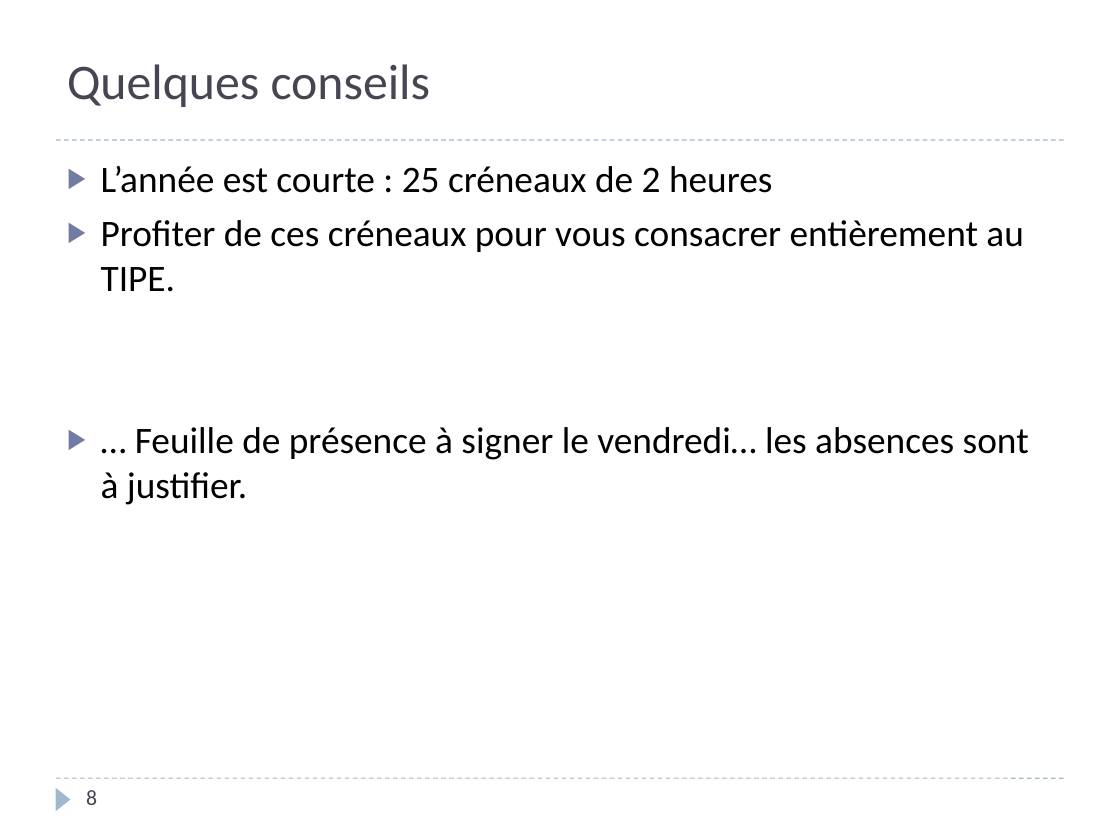
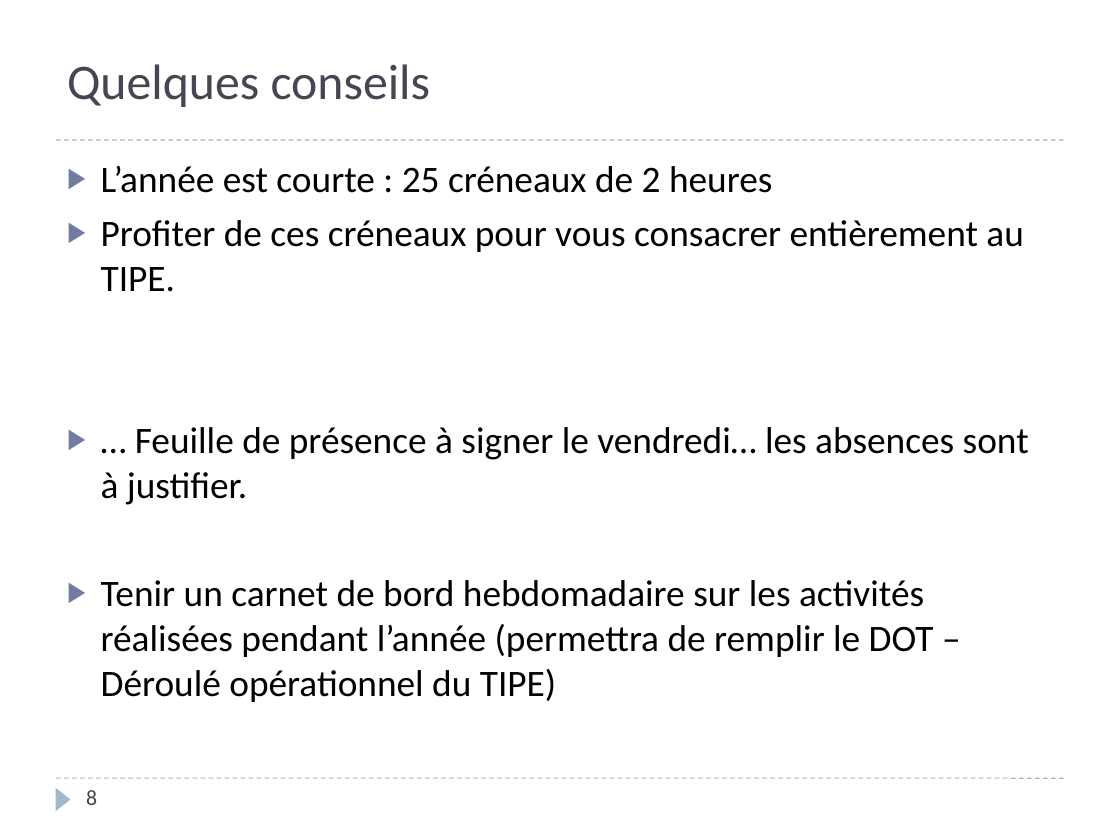
Before and after one commit to xpessoles/TIPE, a slide deck: slide 8 of Introduction_TIPE.pptx. Drawn at 1120x840 pixels with LibreOffice and Linux fonts; fonts in the diff are those of the drawing. Boxes give left, top, right and bottom in pixels: in the first picture for what was removed or moved away, otherwise in the second. Text is boxed around its words. In the diff, an @@ line names an element or a change of style, - is before the commit and + after.

Commit message:
MAJ

```diff
--- a/Introduction_TIPE.pptx
+++ b/Introduction_TIPE.pptx
@@ text at (101, 580, 934, 702): paragraph added @@
+▶ Tenir un carnet de bord hebdomadaire sur les activités réalisées pendant l’année (permettra de remplir le DOT – Déroulé opérationnel du TIPE)
```
